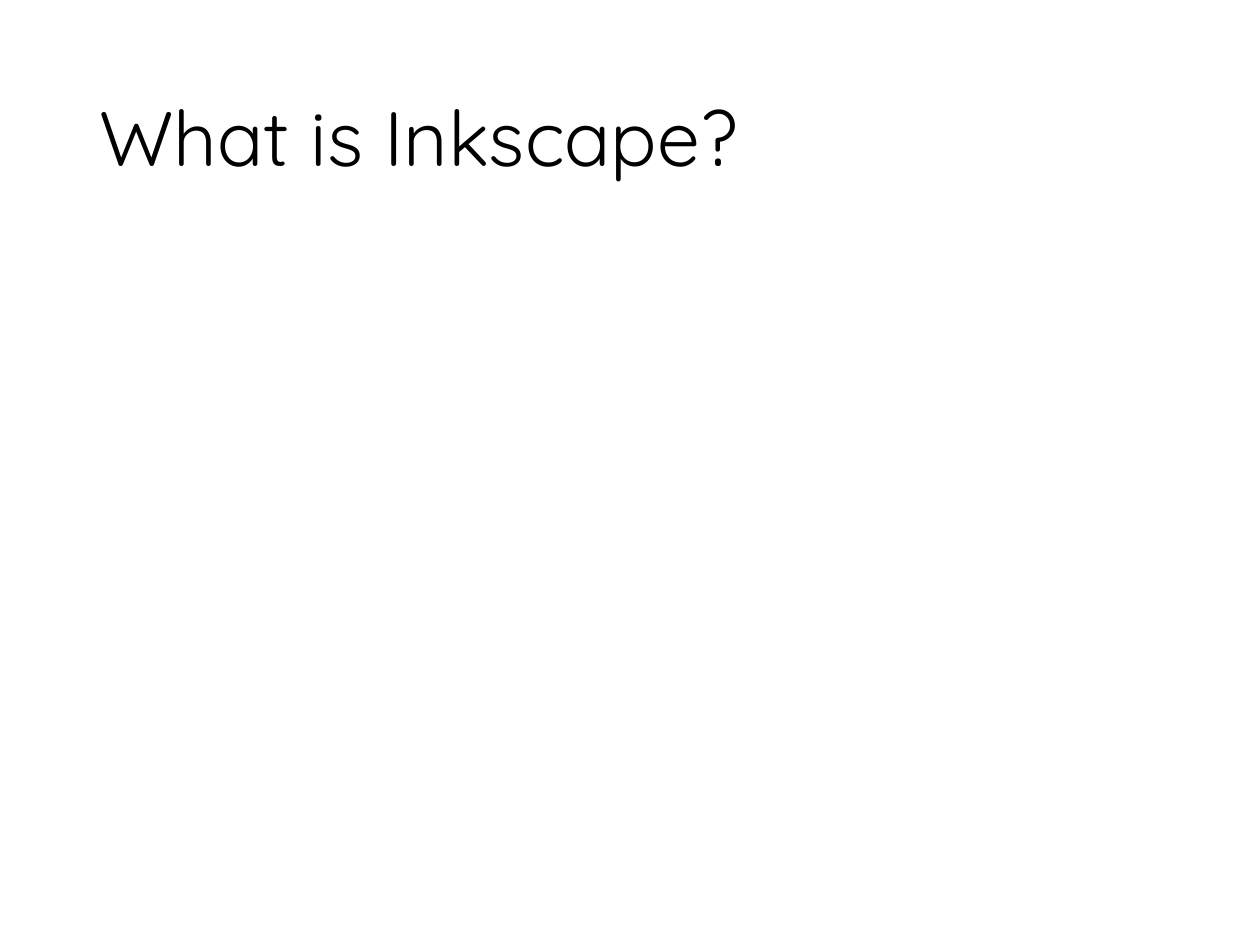
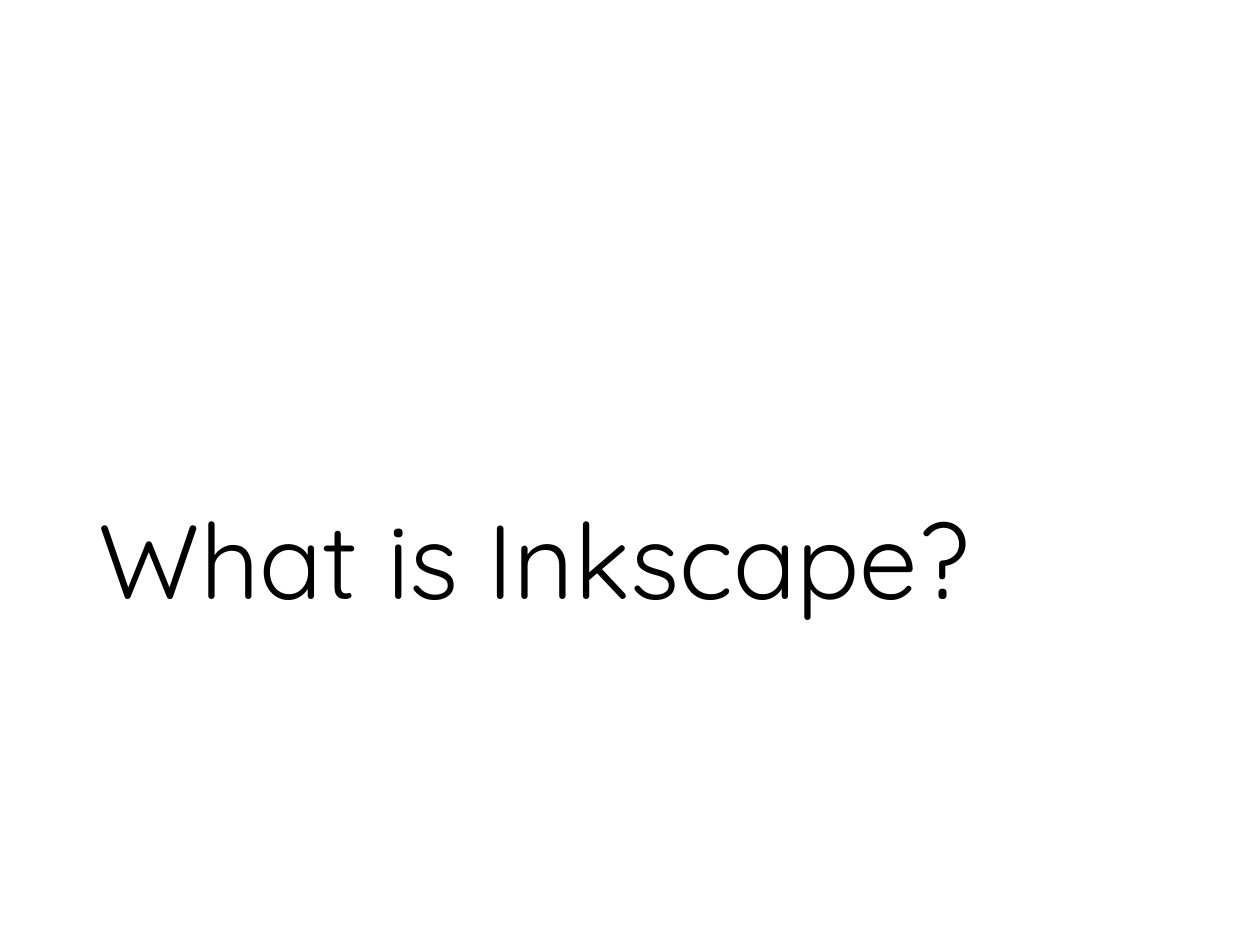
Before and after one commit to MicheleTobias/OpenSourceCartography, a slide deck: slide 5 of Talk/Slides/Custom QGIS Symbols with Inkscape.pptx (slide 6 before the commit). Drawn at 1260x945 pixels with LibreOffice and Linux fonts; fonts in the diff are those of the drawing; background and template pictures are left out. Boxes give left, top, right and bottom in pixels: in the first picture for what was removed or moved away, otherwise in the second. Text is boxed around its words. In the diff, an @@ line names an element or a change of style, - is before the commit and + after.

```diff
--- a/Talk/Slides/Custom QGIS Symbols with Inkscape.pptx
+++ b/Talk/Slides/Custom QGIS Symbols with Inkscape.pptx
@@ title "What is Inkscape?": place and size @@
-title "What is Inkscape?" at (99, 109, 737, 182)
+title "What is Inkscape?" at (99, 521, 970, 620)
@@ title "What is Inkscape?" at (99, 521, 970, 620): size 44 to 60 pt; vertical alignment middle to bottom @@
```
Also in this commit, not shown: 2 other slides changed, 6 slides added, 1 slide removed, 3 other files.
